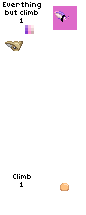
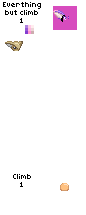
Layers edited between the first and the second 86px x 215px image:
painted on "eyes" over [63, 16, 69, 19]
painted on "front ear" over [53, 10, 63, 16]
renamed "color copy #2" to "lighten", hid it over [53, 6, 77, 30]
painted on "fem32.png" over [60, 11, 70, 21]
painted on "back ear" over [66, 10, 73, 16]
